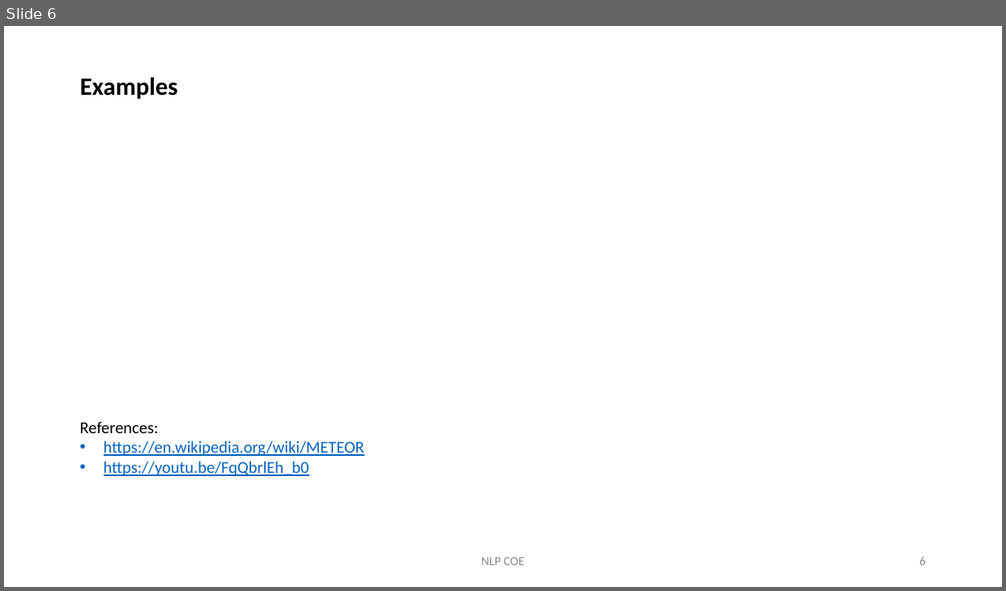
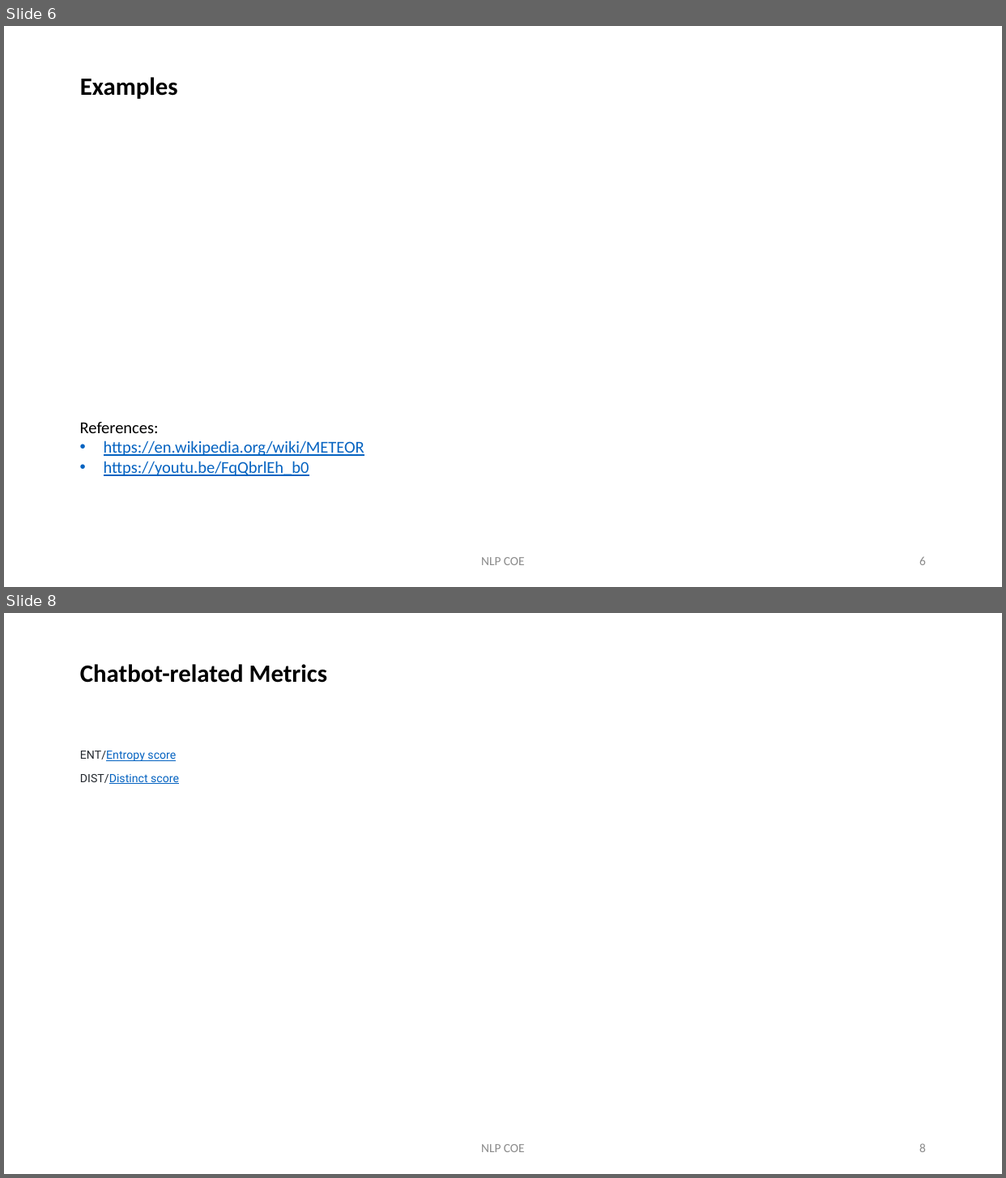
Before and after one commit to KristinChen/nlp-coe, a slide deck: updates-and-knowledge-sharing/Performance Metrics for Seq2Seq model.pptx. Shown one above the other, each under a label of ours: slide 6 before the commit, slides 6 and 8 after it; the slides between them are not shown. The pictures are 1006x591 and 1006x1178 pixels, drawn with LibreOffice and Linux fonts; fonts in the diff are those of the drawing; grey boxes stand for pictures. Boxes give left, top, right and bottom in pixels: in the first picture for what was removed or moved away, otherwise in the second. Text is boxed around its words. In the diff, an @@ line names an element or a change of style, - is before the commit and + after.

```diff
--- a/updates-and-knowledge-sharing/Performance Metrics for Seq2Seq model.pptx
+++ b/updates-and-knowledge-sharing/Performance Metrics for Seq2Seq model.pptx
@@ slide 8 added at (4,613,1002,1174), background #FFFFFF @@
@@ title added at (80,664,328,683), 24 pt, text #000000, bold @@
+Chatbot-related Metrics
@@ text added at (80,751,179,784), 11 pt, text #0563C1, underline @@
+ENT/Entropy score
+DIST/Distinct score
@@ text added at (481,1144,525,1152), 12 pt, text #8C8C8C @@
+NLP COE
@@ page number added at (919,1144,926,1152), 12 pt, text #8C8C8C @@
+8
```
Also in this commit, not shown: 1 slide changed, 1 other slide added, 2 other files.
